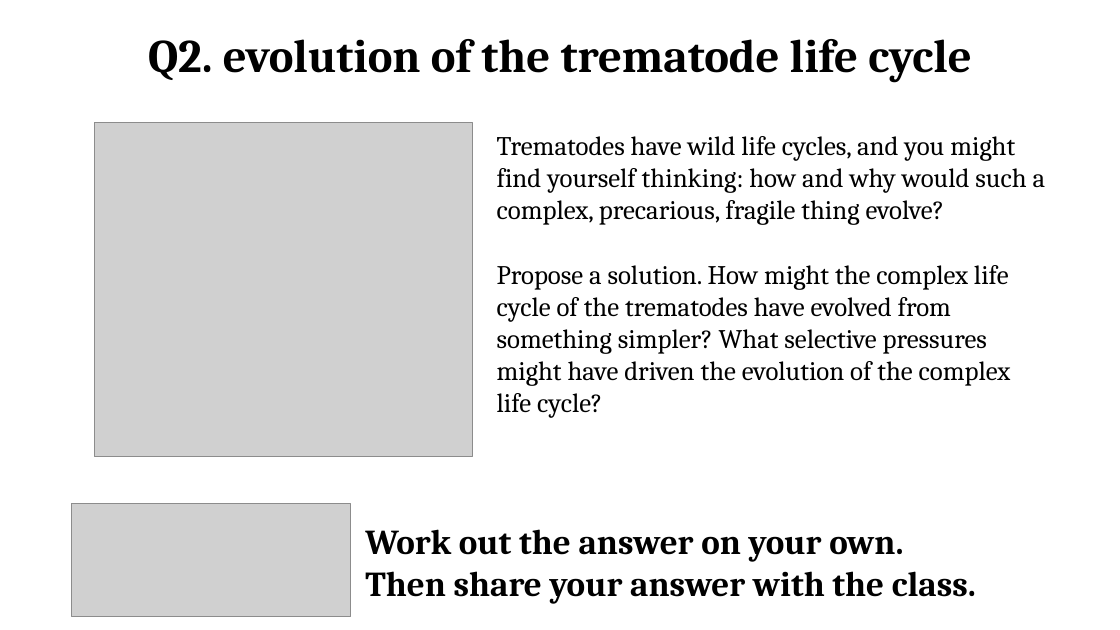
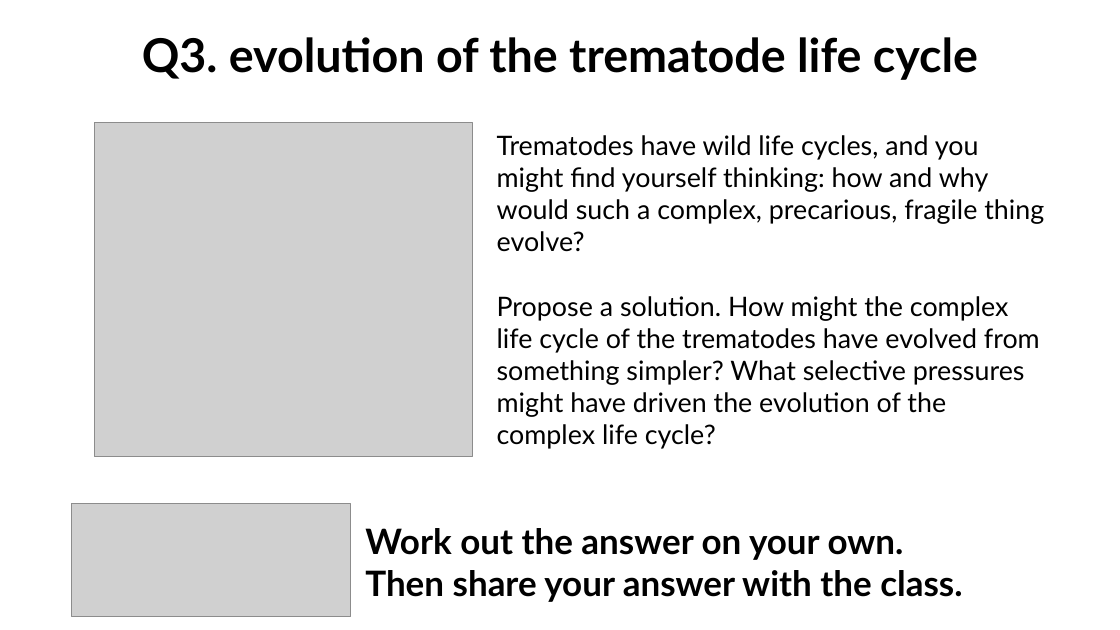
Before and after one commit to wood-lab/fish_406, a slide deck: slide 13 of docs/lectures/in-class_activities/class_2.pptx. Drawn at 1120x630 pixels with LibreOffice and Linux fonts; fonts in the diff are those of the drawing; grey boxes stand for pictures. Boxes give left, top, right and bottom in pixels: in the first picture for what was removed or moved away, otherwise in the second. Text is boxed around its words. In the diff, an @@ line names an element or a change of style, - is before the commit and + after.

Commit message:
updating class_2.ppt

```diff
--- a/docs/lectures/in-class_activities/class_2.pptx
+++ b/docs/lectures/in-class_activities/class_2.pptx
@@ text at (x1=142, y1=37, x2=978, y2=80): text changed; font Cambria to Lato @@
-Q2. evolution of the trematode life cycle
+Q3. evolution of the trematode life cycle
@@ text "Trematodes have wild life cycles, ..." at (x1=497, y1=135, x2=1044, y2=449): font Cambria to Lato @@
@@ text "Work out the answer on ..." at (x1=365, y1=528, x2=962, y2=602): font Cambria to Lato @@
```
Also in this commit, not shown: 6 other slides changed, 1 slide added, 1 slide removed, 3 other files.
